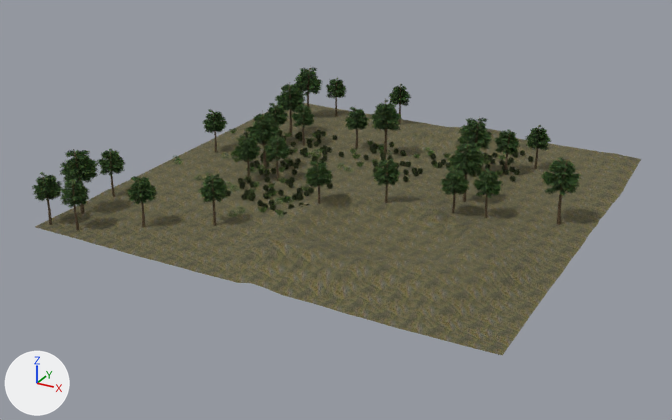
A saved change to the glTF model models/forest/scene.glb.
Camera for both pictures: a 50 mm camera at (13.8, -27.8, 12.7) aimed at (-0.8, -1.4, -0.5). The axes (+X, +Y, +Z) are drawn at lower left. The lights are the same throughout. Where no turn or scale is listed for an object, it has been applied to the vertices.
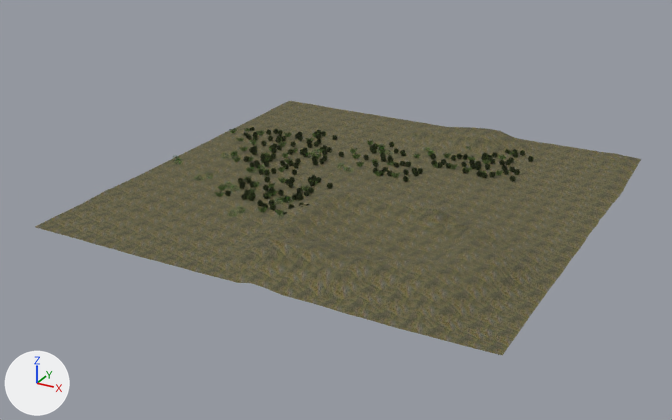
The change in detail:
Object 'Object_14' (ob_object_14) is deleted.
Object 'Object_8' (ob_object_8) is deleted.
Object 'Object_9' (ob_object_9) is deleted.

Boxes (x1, y1, x2, y2) around the edits, measured in the pictures (672 x 420 px):
'Object_8', deleted
    before: (32, 67, 582, 208)
'Object_9', deleted
    before: (234, 100, 551, 198)
'Object_14', deleted
    before: (42, 69, 568, 230)
